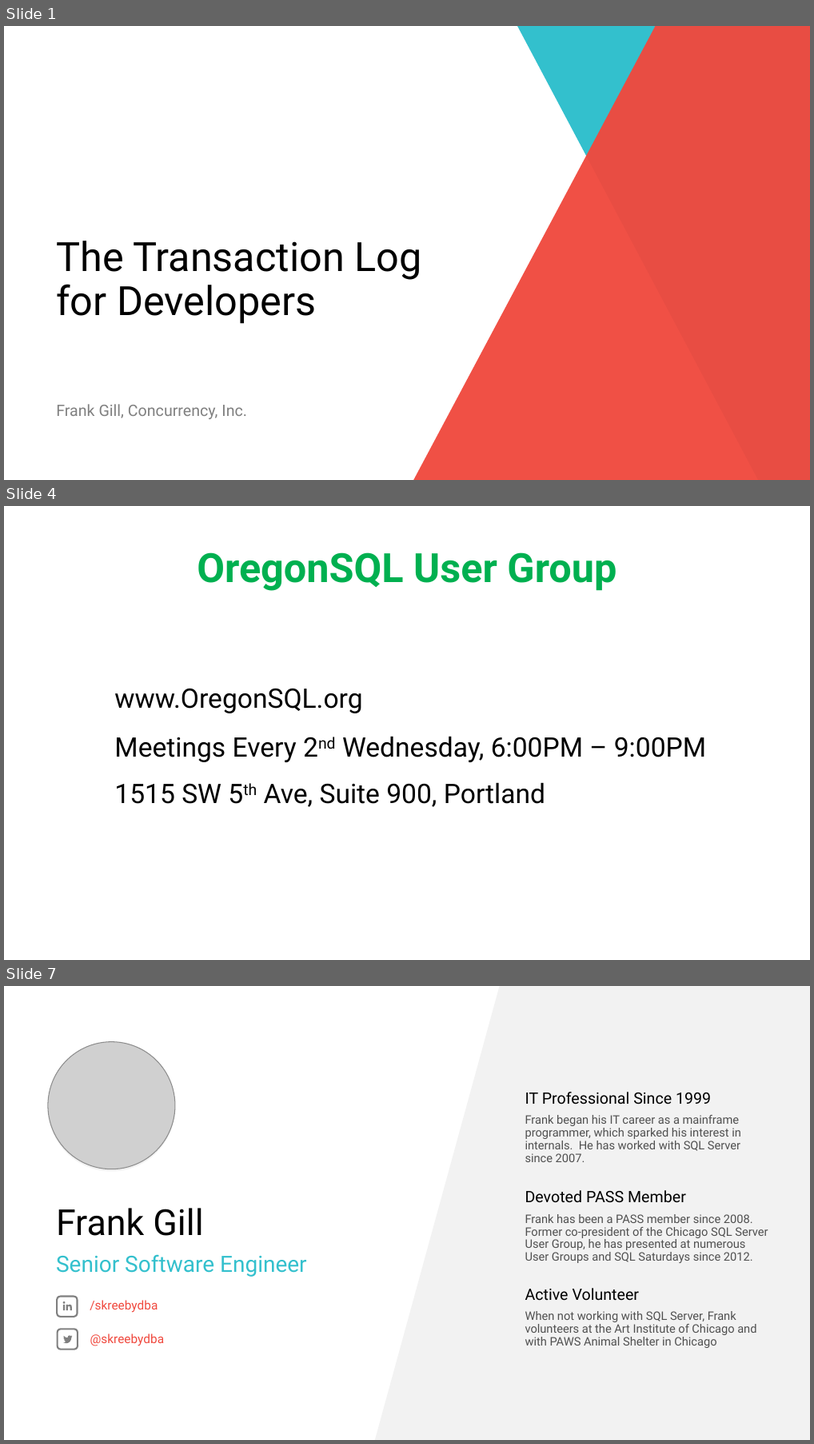
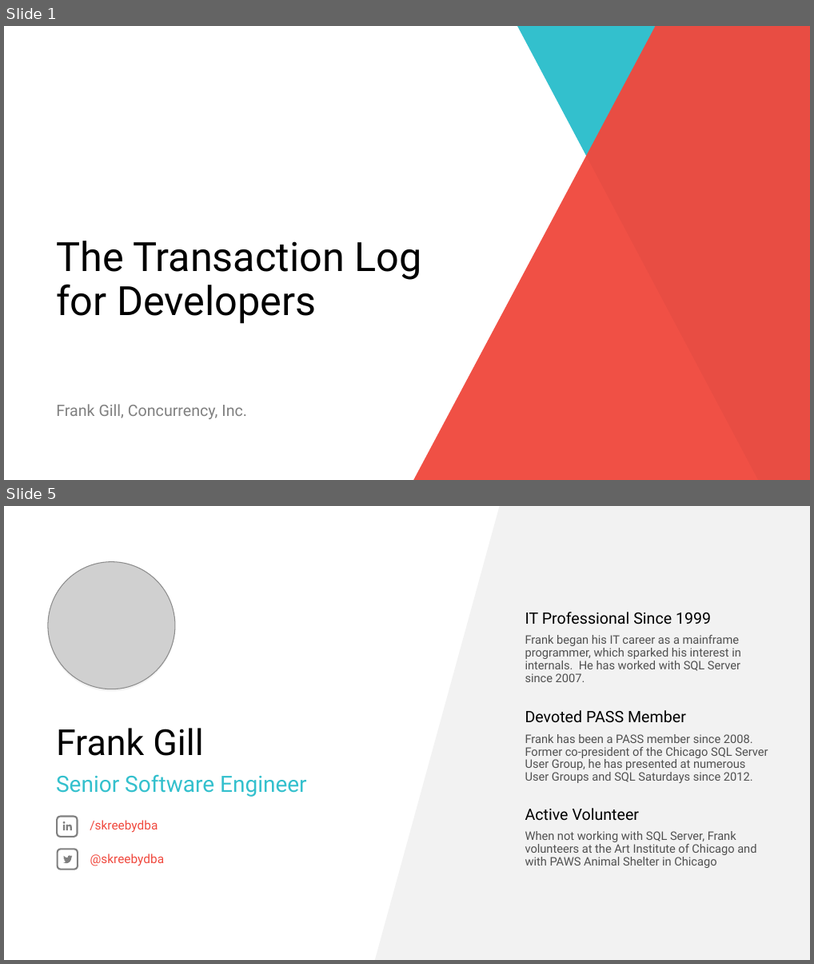
Before and after one commit to skreebydba/IntroToTheTranLog, a slide deck: TranLogDemoSummit/IntroToTheTranLogFinalDraft.pptx. Shown one above the other, each under a label of ours: slides 1, 4 and 7 before the commit, slides 1 and 5 after it; the slides between them are not shown. The pictures are 814x1444 and 814x964 pixels, drawn with LibreOffice and Linux fonts; fonts in the diff are those of the drawing; grey boxes stand for pictures; background and template pictures are left out. Boxes give left, top, right and bottom in pixels: in the first picture for what was removed or moved away, otherwise in the second. Text is boxed around its words. In the diff, an @@ line names an element or a change of style, - is before the commit and + after.

```diff
--- a/TranLogDemoSummit/IntroToTheTranLogFinalDraft.pptx
+++ b/TranLogDemoSummit/IntroToTheTranLogFinalDraft.pptx
@@ slide 4 removed at <box>4,506,810,960</box>, background #FFFFFF @@
@@ title removed at <box>197,552,617,591</box> @@
-OregonSQL User Group
@@ text removed at <box>114,688,362,713</box> @@
-www.OregonSQL.org
@@ text removed at <box>114,736,706,762</box> @@
-Meetings Every 2nd Wednesday, 6:00PM – 9:00PM
@@ text removed at <box>114,782,546,807</box> @@
-1515 SW 5th Ave, Suite 900, Portland
@@ what was slide 7 is now slide 5 @@
```
Also in this commit, not shown: 2 slides added, 10 other slides removed.
